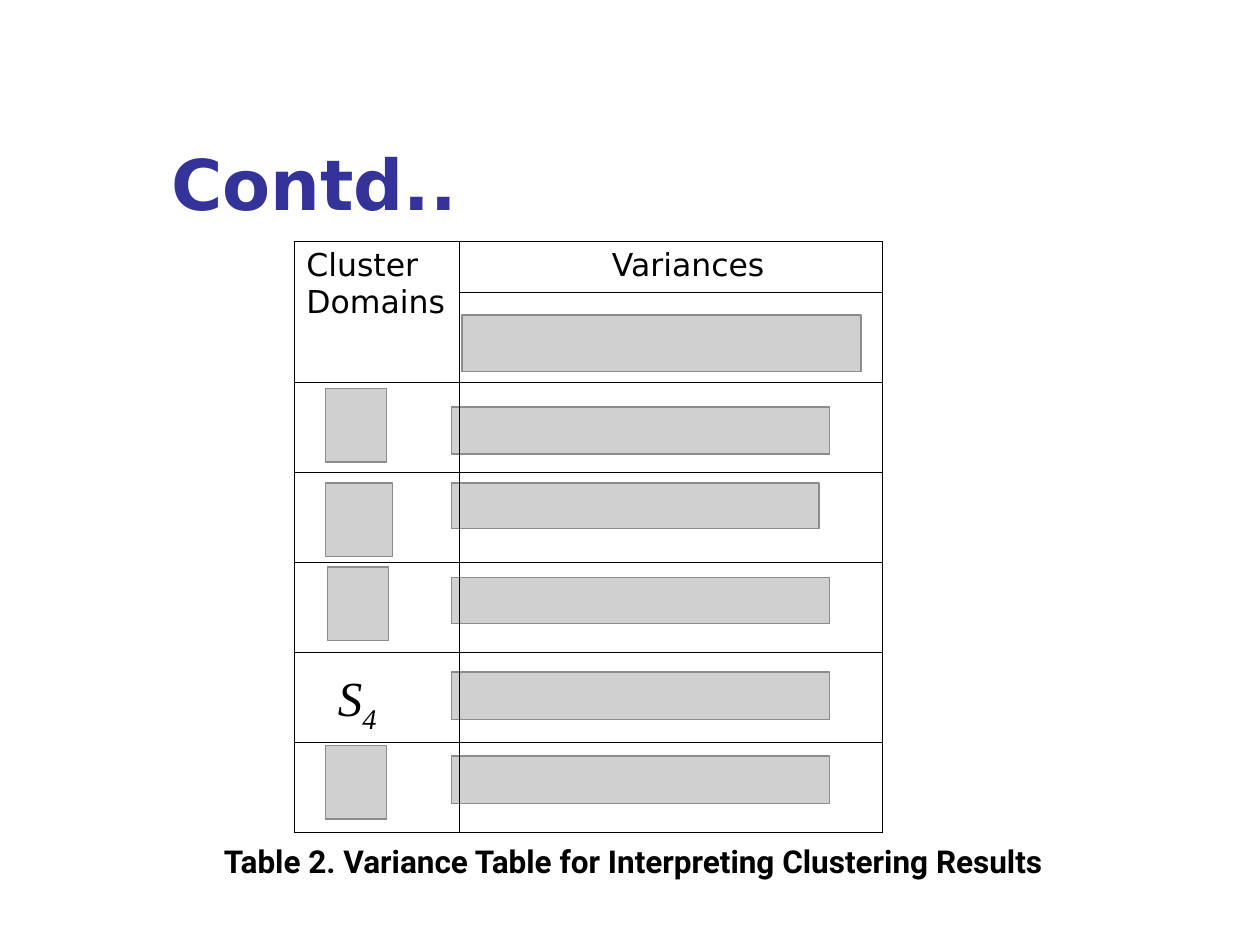
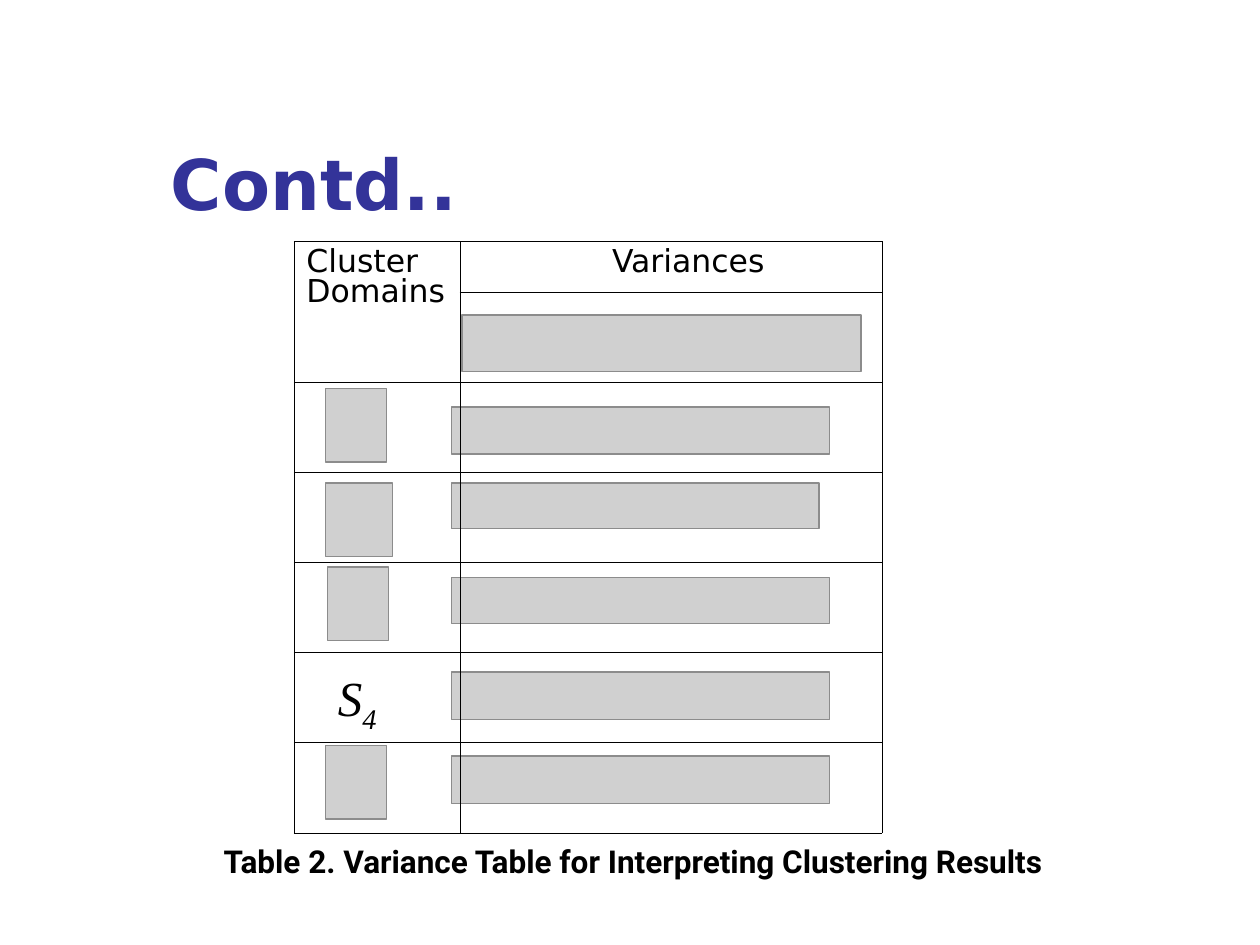
Before and after one commit to 287mdsahil/College, a slide deck: slide 97 of Sem_7/pattern_recognition/slides/Clustering.ppt. Drawn at 1260x945 pixels with LibreOffice and Linux fonts; fonts in the diff are those of the drawing; grey boxes stand for pictures; background and template pictures are left out. Boxes give left, top, right and bottom in pixels: in the first picture for what was removed or moved away, otherwise in the second. Text is boxed around its words. In the diff, an @@ line names an element or a change of style, - is before the commit and + after.

```diff
--- a/Sem_7/pattern_recognition/slides/Clustering.ppt
+++ b/Sem_7/pattern_recognition/slides/Clustering.ppt
@@ table at (294, 242, 882, 833) @@
@@ line spacing 1 to 0.83 @@
@@ borders changed @@
```
Also in this commit, not shown: 91 other slides changed, 28 other files.
